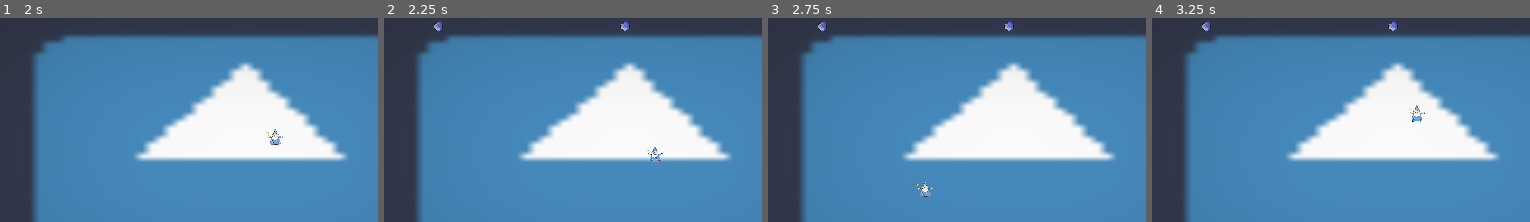
Above: before the commit, frames 1-4 (left to right).
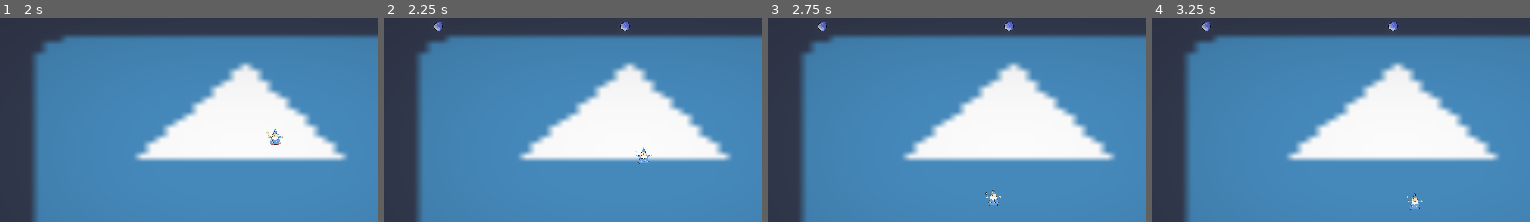
Above: after the commit, the same moments.

Repository: Soiiz/Heart-Of-Cards-Jam
Game: Godot game, scene res://scenes/Main.tscn
Two runs of this game, one before a commit and one after it. Both use one fixed random seed, a clock stepped at 60 frames per second and the inputs below. The engine's default icon, where the game draws it, is replaced by a stand-in: a white triangle on a blue panel in a dark square.
Inputs (mouse positions are % of the whole screen's width and height, from its top left):
- Up to frame 1 (2 s): click (4, 33) at 0.52 s; tap Enter at 1.25 s; move the mouse to (76, 46) at 1.27 s; press the mouse at (76, 46) at 1.28 s; hold D (right) from 1.28 s (still down)
- Up to frame 2 (2.25 s): move the mouse to (32, 57) at 2.02 s; release D (right) at 2.03 s; release the mouse at (32, 57) at 2.03 s; hold S (down) from 2.03 s (still down); click (32, 57) at 2.1 s
- Up to frame 3 (2.75 s): keep holding S (down)
- Up to frame 4 (3.25 s): move the mouse to (63, 27) at 2.77 s; release S (down) at 2.78 s; press the mouse at (63, 27) at 2.78 s; hold D (right) from 2.78 s (still down)
The pictures show only the part of the screen within x 21-71%, y 20-70%; the shares and areas given below are measured in that part.

Frame 1 is identical in both runs. In frame 2, 0.3% of the frame differs, in the area x 66-74%, y 63-72%; in frame 3, 0.3%, in the area x 39-62%, y 79-93%; in frame 4, 0.3%.

Commit message:
Dash fix

Diff:
--- a/Player.gd
+++ b/Player.gd
@@ -3,8 +3,8 @@
 # Movement Variables
 export var speed = 200
 var dash_speed = 0
-export var max_dash_speed = 600
-export var acceleration = 2000
+export var max_dash_speed = 1200
+export var acceleration = 600
 var dash = false;
 var destination = Vector2()
 var dash_movement = Vector2()
@@ -12,10 +12,12 @@
 export var health = 3
 
 onready var dash_cooldown = $DashCoolDown
+export var dash_delay: float = 5
 
 func _unhandled_input(event):
-	if event.is_action_pressed("Click"):
+	if event.is_action_pressed("Click") && dash_cooldown.is_stopped():
 		dash = true;
+		dash_speed = 400
 		destination = get_global_mouse_position()
 		print("pressed")
 
@@ -31,9 +33,11 @@
 	if dash == false:
 		dash_speed = 0
 	else:
-		dash_speed += acceleration * delta
-		if dash_speed > max_dash_speed:
-			dash_speed = max_dash_speed
+		dash_speed -= acceleration * delta
+		if dash_speed <= 0:
+			dash_speed = 0
+			dash = false
+			dash_cooldown.start(dash_delay)
 	dash_movement = position.direction_to(destination) * dash_speed
 	if position.distance_to(destination) > 5:
 		dash_movement = move_and_slide(dash_movement)
--- a/World.tscn
+++ b/World.tscn
@@ -6,3 +6,7 @@
 
 [node name="Player" parent="." instance=ExtResource( 1 )]
 position = Vector2( 31, 421 )
+dash_delay = 0.1
+
+[node name="DashCoolDown" type="Timer" parent="."]
+autostart = true
